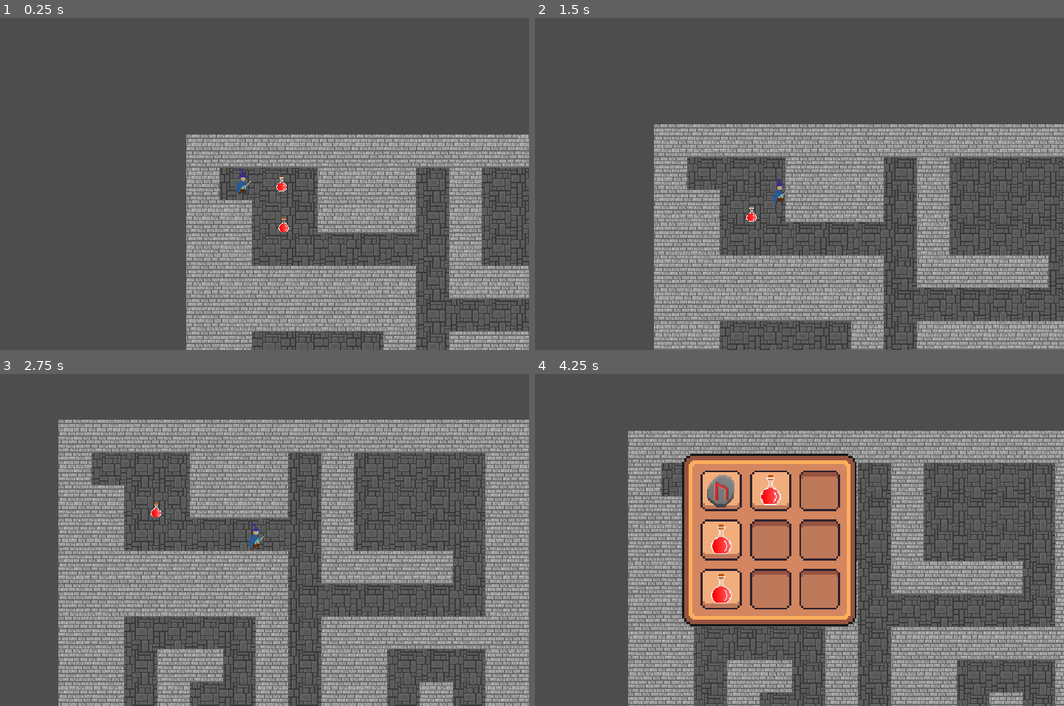
Above: before the commit, frames 1-4 (two rows, left to right).
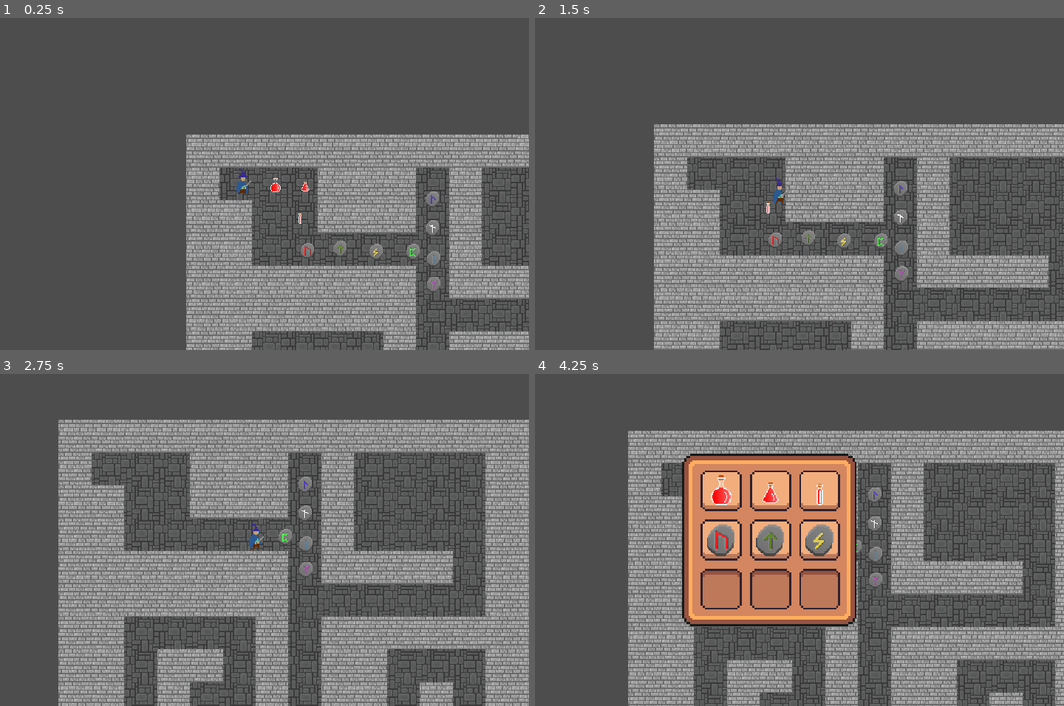
Above: after the commit, the same moments.

Repository: JCudak/ConquerDarkness
Game: Godot game, scene res://assets/scenes/main.tscn
Two runs of this game, one before a commit and one after it. Both use one fixed random seed, a clock stepped at 60 frames per second and the inputs below.
Inputs:
- Up to frame 1 (0.25 s): no input
- Up to frame 2 (1.5 s): tap Enter at 0.5 s; hold Right (right) 0.53-1.28 s; hold Down (down) from 1.28 s (still down)
- Up to frame 3 (2.75 s): release Down (down) at 2.03 s; hold Right (right) from 2.03 s (still down)
- Up to frame 4 (4.25 s): release Right (right) at 2.78 s; hold Up (up) 2.78-3.53 s; hold Left (left) from 3.53 s (still down); tap I (toggle_inventory) at 4.15 s

The runs differ from the first frame. In frame 1, 0.8% of the frame differs, in the area x 51-84%, y 47-83%; in frame 2, 0.7%; in frame 3, 0.4%; in frame 4, 4.0%, in the area x 31-66%, y 29-70%.

Commit message:
[19] added multiple consumables

Diff:
--- /dev/null
+++ b/assets/resources/inventory/items/potions/life_potion.tres
@@ -0,0 +1,13 @@
+[gd_resource type="Resource" script_class="InventoryItem" load_steps=4 format=3 uid="uid://buqnuf14sh71h"]
+
+[ext_resource type="Script" path="res://scripts/inventory_item.gd" id="1_7d2xm"]
+[ext_resource type="Texture2D" uid="uid://bwthfkr0rs1ia" path="res://assets/sprites/collectables/Potions.png" id="2_gorjv"]
+
+[sub_resource type="AtlasTexture" id="AtlasTexture_nq8n1"]
+atlas = ExtResource("2_gorjv")
+region = Rect2(0, 32, 32, 32)
+
+[resource]
+script = ExtResource("1_7d2xm")
+name = "Life potion"
+texture = SubResource("AtlasTexture_nq8n1")
--- /dev/null
+++ b/assets/resources/inventory/items/potions/small_life_potion.tres
@@ -0,0 +1,13 @@
+[gd_resource type="Resource" script_class="InventoryItem" load_steps=4 format=3 uid="uid://4a80fpilmeit"]
+
+[ext_resource type="Script" path="res://scripts/inventory_item.gd" id="1_jxghr"]
+[ext_resource type="Texture2D" uid="uid://bwthfkr0rs1ia" path="res://assets/sprites/collectables/Potions.png" id="2_4mipc"]
+
+[sub_resource type="AtlasTexture" id="AtlasTexture_nq8n1"]
+atlas = ExtResource("2_4mipc")
+region = Rect2(0, 64, 32, 32)
+
+[resource]
+script = ExtResource("1_jxghr")
+name = "Small life potion"
+texture = SubResource("AtlasTexture_nq8n1")
--- /dev/null
+++ b/assets/resources/inventory/items/runes/algiz_rune.tres
@@ -0,0 +1,13 @@
+[gd_resource type="Resource" script_class="InventoryItem" load_steps=4 format=3 uid="uid://b6vjcumce4c4w"]
+
+[ext_resource type="Script" path="res://scripts/inventory_item.gd" id="1_mhsi6"]
+[ext_resource type="Texture2D" uid="uid://ek78fy4u0pe7" path="res://assets/sprites/collectables/Runes.png" id="2_3tyre"]
+
+[sub_resource type="AtlasTexture" id="AtlasTexture_fb8da"]
+atlas = ExtResource("2_3tyre")
+region = Rect2(96, 0, 32, 32)
+
+[resource]
+script = ExtResource("1_mhsi6")
+name = "Algiz rune"
+texture = SubResource("AtlasTexture_fb8da")
--- /dev/null
+++ b/assets/resources/inventory/items/runes/isa_rune.tres
@@ -0,0 +1,13 @@
+[gd_resource type="Resource" script_class="InventoryItem" load_steps=4 format=3 uid="uid://glpb78n2116e"]
+
+[ext_resource type="Script" path="res://scripts/inventory_item.gd" id="1_8yu56"]
+[ext_resource type="Texture2D" uid="uid://ek78fy4u0pe7" path="res://assets/sprites/collectables/Runes.png" id="2_2ekta"]
+
+[sub_resource type="AtlasTexture" id="AtlasTexture_arhf5"]
+atlas = ExtResource("2_2ekta")
+region = Rect2(32, 0, 32, 32)
+
+[resource]
+script = ExtResource("1_8yu56")
+name = "Isa rune"
+texture = SubResource("AtlasTexture_arhf5")
--- /dev/null
+++ b/assets/resources/inventory/items/runes/laguz_rune.tres
@@ -0,0 +1,13 @@
+[gd_resource type="Resource" script_class="InventoryItem" load_steps=4 format=3 uid="uid://bwtqel8k3l351"]
+
+[ext_resource type="Script" path="res://scripts/inventory_item.gd" id="1_cs4jn"]
+[ext_resource type="Texture2D" uid="uid://ek78fy4u0pe7" path="res://assets/sprites/collectables/Runes.png" id="2_i5hui"]
+
+[sub_resource type="AtlasTexture" id="AtlasTexture_arhf5"]
+atlas = ExtResource("2_i5hui")
+region = Rect2(64, 0, 32, 32)
+
+[resource]
+script = ExtResource("1_cs4jn")
+name = "Laguz rune"
+texture = SubResource("AtlasTexture_arhf5")
--- /dev/null
+++ b/assets/resources/inventory/items/runes/nauthiz_rune.tres
@@ -0,0 +1,13 @@
+[gd_resource type="Resource" script_class="InventoryItem" load_steps=4 format=3 uid="uid://cx3a1bhpcwena"]
+
+[ext_resource type="Script" path="res://scripts/inventory_item.gd" id="1_0f1ud"]
+[ext_resource type="Texture2D" uid="uid://ek78fy4u0pe7" path="res://assets/sprites/collectables/Runes.png" id="2_kugf0"]
+
+[sub_resource type="AtlasTexture" id="AtlasTexture_arhf5"]
+atlas = ExtResource("2_kugf0")
+region = Rect2(192, 0, 32, 32)
+
+[resource]
+script = ExtResource("1_0f1ud")
+name = "Nauthiz rune"
+texture = SubResource("AtlasTexture_arhf5")
--- /dev/null
+++ b/assets/resources/inventory/items/runes/rerth_rune.tres
@@ -0,0 +1,13 @@
+[gd_resource type="Resource" script_class="InventoryItem" load_steps=4 format=3 uid="uid://b6urlxmlxy05h"]
+
+[ext_resource type="Script" path="res://scripts/inventory_item.gd" id="1_dke3x"]
+[ext_resource type="Texture2D" uid="uid://ek78fy4u0pe7" path="res://assets/sprites/collectables/Runes.png" id="2_utrrt"]
+
+[sub_resource type="AtlasTexture" id="AtlasTexture_arhf5"]
+atlas = ExtResource("2_utrrt")
+region = Rect2(224, 0, 32, 32)
+
+[resource]
+script = ExtResource("1_dke3x")
+name = "Rerth rune"
+texture = SubResource("AtlasTexture_arhf5")
--- /dev/null
+++ b/assets/resources/inventory/items/runes/sowelu_rune.tres
@@ -0,0 +1,13 @@
+[gd_resource type="Resource" script_class="InventoryItem" load_steps=4 format=3 uid="uid://di4wb20wtii6h"]
+
+[ext_resource type="Script" path="res://scripts/inventory_item.gd" id="1_irxs8"]
+[ext_resource type="Texture2D" uid="uid://ek78fy4u0pe7" path="res://assets/sprites/collectables/Runes.png" id="2_oxov6"]
+
+[sub_resource type="AtlasTexture" id="AtlasTexture_arhf5"]
+atlas = ExtResource("2_oxov6")
+region = Rect2(128, 0, 32, 32)
+
+[resource]
+script = ExtResource("1_irxs8")
+name = "Sowelu rune"
+texture = SubResource("AtlasTexture_arhf5")
--- /dev/null
+++ b/assets/resources/inventory/items/runes/teiwaz_rune.tres
@@ -0,0 +1,13 @@
+[gd_resource type="Resource" script_class="InventoryItem" load_steps=4 format=3 uid="uid://demd8xswv3tm2"]
+
+[ext_resource type="Script" path="res://scripts/inventory_item.gd" id="1_uxyug"]
+[ext_resource type="Texture2D" uid="uid://ek78fy4u0pe7" path="res://assets/sprites/collectables/Runes.png" id="2_mo80d"]
+
+[sub_resource type="AtlasTexture" id="AtlasTexture_arhf5"]
+atlas = ExtResource("2_mo80d")
+region = Rect2(160, 0, 32, 32)
+
+[resource]
+script = ExtResource("1_uxyug")
+name = "Teiwaz rune"
+texture = SubResource("AtlasTexture_arhf5")
--- a/assets/resources/inventory/player_inventory.tres
+++ b/assets/resources/inventory/player_inventory.tres
@@ -1,9 +1,7 @@
-[gd_resource type="Resource" script_class="Inventory" load_steps=4 format=3 uid="uid://7n1dyepu35xa"]
+[gd_resource type="Resource" script_class="Inventory" load_steps=2 format=3 uid="uid://7n1dyepu35xa"]
 
 [ext_resource type="Script" path="res://scripts/inventory.gd" id="1_f323t"]
-[ext_resource type="Resource" uid="uid://bf1iok0xd4igr" path="res://assets/resources/inventory/items/urus_rune.tres" id="1_fgusc"]
-[ext_resource type="Resource" uid="uid://dexayakjrhrnv" path="res://assets/resources/inventory/items/big_life_potion.tres" id="2_x26jc"]
 
 [resource]
 script = ExtResource("1_f323t")
-items = Array[Resource("res://scripts/inventory_item.gd")]([ExtResource("1_fgusc"), null, null, ExtResource("2_x26jc"), null, null, ExtResource("2_x26jc"), null, null])
+items = Array[Resource("res://scripts/inventory_item.gd")]([null, null, null, null, null, null, null, null, null])
--- a/assets/scenes/collectables/big_life_potion.tscn
+++ b/assets/scenes/collectables/potions/big_life_potion.tscn
@@ -1,19 +1,19 @@
 [gd_scene load_steps=6 format=3 uid="uid://bydwo0b04c2tx"]
 
-[ext_resource type="Script" path="res://scripts/collectable.gd" id="1_bcpeh"]
-[ext_resource type="Texture2D" uid="uid://bwthfkr0rs1ia" path="res://assets/sprites/collectables/Potions.png" id="1_inpqc"]
-[ext_resource type="Resource" uid="uid://dexayakjrhrnv" path="res://assets/resources/inventory/items/big_life_potion.tres" id="2_pjjek"]
+[ext_resource type="Script" path="res://scripts/collectable.gd" id="1_4hffv"]
+[ext_resource type="Resource" uid="uid://dexayakjrhrnv" path="res://assets/resources/inventory/items/potions/big_life_potion.tres" id="2_7hbfi"]
+[ext_resource type="Texture2D" uid="uid://bwthfkr0rs1ia" path="res://assets/sprites/collectables/Potions.png" id="3_ups5k"]
 
 [sub_resource type="AtlasTexture" id="AtlasTexture_hwxib"]
-atlas = ExtResource("1_inpqc")
+atlas = ExtResource("3_ups5k")
 region = Rect2(0, 0, 32, 32)
 
 [sub_resource type="CapsuleShape2D" id="CapsuleShape2D_1yyoh"]
 
 [node name="BigLifePotion" type="Area2D"]
 scale = Vector2(0.5, 0.5)
-script = ExtResource("1_bcpeh")
-itemResource = ExtResource("2_pjjek")
+script = ExtResource("1_4hffv")
+itemResource = ExtResource("2_7hbfi")
 
 [node name="Sprite2D" type="Sprite2D" parent="."]
 texture_filter = 1
--- /dev/null
+++ b/assets/scenes/collectables/potions/life_potion.tscn
@@ -0,0 +1,25 @@
+[gd_scene load_steps=6 format=3 uid="uid://dvlk0r4g8q0vt"]
+
+[ext_resource type="Script" path="res://scripts/collectable.gd" id="1_vun0x"]
+[ext_resource type="Resource" uid="uid://buqnuf14sh71h" path="res://assets/resources/inventory/items/potions/life_potion.tres" id="2_mjvkv"]
+[ext_resource type="Texture2D" uid="uid://bwthfkr0rs1ia" path="res://assets/sprites/collectables/Potions.png" id="3_mnopa"]
+
+[sub_resource type="AtlasTexture" id="AtlasTexture_hwxib"]
+atlas = ExtResource("3_mnopa")
+region = Rect2(0, 32, 32, 32)
+
+[sub_resource type="CapsuleShape2D" id="CapsuleShape2D_1yyoh"]
+
+[node name="LifePotion" type="Area2D"]
+scale = Vector2(0.5, 0.5)
+script = ExtResource("1_vun0x")
+itemResource = ExtResource("2_mjvkv")
+
+[node name="Sprite2D" type="Sprite2D" parent="."]
+texture_filter = 1
+texture = SubResource("AtlasTexture_hwxib")
+
+[node name="CollisionShape2D" type="CollisionShape2D" parent="."]
+shape = SubResource("CapsuleShape2D_1yyoh")
+
+[connection signal="body_entered" from="." to="." method="_on_body_entered"]
--- /dev/null
+++ b/assets/scenes/collectables/potions/small_life_potion.tscn
@@ -0,0 +1,25 @@
+[gd_scene load_steps=6 format=3 uid="uid://c8usqkevbdwpn"]
+
+[ext_resource type="Script" path="res://scripts/collectable.gd" id="1_jtnk5"]
+[ext_resource type="Resource" uid="uid://4a80fpilmeit" path="res://assets/resources/inventory/items/potions/small_life_potion.tres" id="2_tt6m5"]
+[ext_resource type="Texture2D" uid="uid://bwthfkr0rs1ia" path="res://assets/sprites/collectables/Potions.png" id="3_ak7pc"]
+
+[sub_resource type="AtlasTexture" id="AtlasTexture_hwxib"]
+atlas = ExtResource("3_ak7pc")
+region = Rect2(0, 64, 32, 32)
+
+[sub_resource type="CapsuleShape2D" id="CapsuleShape2D_1yyoh"]
+
+[node name="SmallLifePotion" type="Area2D"]
+scale = Vector2(0.5, 0.5)
+script = ExtResource("1_jtnk5")
+itemResource = ExtResource("2_tt6m5")
+
+[node name="Sprite2D" type="Sprite2D" parent="."]
+texture_filter = 1
+texture = SubResource("AtlasTexture_hwxib")
+
+[node name="CollisionShape2D" type="CollisionShape2D" parent="."]
+shape = SubResource("CapsuleShape2D_1yyoh")
+
+[connection signal="body_entered" from="." to="." method="_on_body_entered"]
--- /dev/null
+++ b/assets/scenes/collectables/runes/algiz_rune.tscn
@@ -0,0 +1,25 @@
+[gd_scene load_steps=6 format=3 uid="uid://bbjqq6v761tyt"]
+
+[ext_resource type="Script" path="res://scripts/collectable.gd" id="1_rr1ka"]
+[ext_resource type="Resource" uid="uid://b6vjcumce4c4w" path="res://assets/resources/inventory/items/runes/algiz_rune.tres" id="2_pnpib"]
+[ext_resource type="Texture2D" uid="uid://ek78fy4u0pe7" path="res://assets/sprites/collectables/Runes.png" id="3_y3mr2"]
+
+[sub_resource type="AtlasTexture" id="AtlasTexture_oqkwi"]
+atlas = ExtResource("3_y3mr2")
+region = Rect2(96, 0, 32, 32)
+
+[sub_resource type="CapsuleShape2D" id="CapsuleShape2D_1yyoh"]
+
+[node name="AlgizRune" type="Area2D"]
+scale = Vector2(0.5, 0.5)
+script = ExtResource("1_rr1ka")
+itemResource = ExtResource("2_pnpib")
+
+[node name="Sprite2D" type="Sprite2D" parent="."]
+texture_filter = 1
+texture = SubResource("AtlasTexture_oqkwi")
+
+[node name="CollisionShape2D" type="CollisionShape2D" parent="."]
+shape = SubResource("CapsuleShape2D_1yyoh")
+
+[connection signal="body_entered" from="." to="." method="_on_body_entered"]
--- /dev/null
+++ b/assets/scenes/collectables/runes/isa_rune.tscn
@@ -0,0 +1,25 @@
+[gd_scene load_steps=6 format=3 uid="uid://0e85i1bpk05h"]
+
+[ext_resource type="Script" path="res://scripts/collectable.gd" id="1_rkf0v"]
+[ext_resource type="Resource" uid="uid://glpb78n2116e" path="res://assets/resources/inventory/items/runes/isa_rune.tres" id="2_s3a3n"]
+[ext_resource type="Texture2D" uid="uid://ek78fy4u0pe7" path="res://assets/sprites/collectables/Runes.png" id="3_qldd4"]
+
+[sub_resource type="AtlasTexture" id="AtlasTexture_oqkwi"]
+atlas = ExtResource("3_qldd4")
+region = Rect2(32, 0, 32, 32)
+
+[sub_resource type="CapsuleShape2D" id="CapsuleShape2D_1yyoh"]
+
+[node name="IsaRune" type="Area2D"]
+scale = Vector2(0.5, 0.5)
+script = ExtResource("1_rkf0v")
+itemResource = ExtResource("2_s3a3n")
+
+[node name="Sprite2D" type="Sprite2D" parent="."]
+texture_filter = 1
+texture = SubResource("AtlasTexture_oqkwi")
+
+[node name="CollisionShape2D" type="CollisionShape2D" parent="."]
+shape = SubResource("CapsuleShape2D_1yyoh")
+
+[connection signal="body_entered" from="." to="." method="_on_body_entered"]
--- /dev/null
+++ b/assets/scenes/collectables/runes/laguz_rune.tscn
@@ -0,0 +1,25 @@
+[gd_scene load_steps=6 format=3 uid="uid://dj8rerrrqulah"]
+
+[ext_resource type="Script" path="res://scripts/collectable.gd" id="1_3wqsi"]
+[ext_resource type="Resource" uid="uid://bwtqel8k3l351" path="res://assets/resources/inventory/items/runes/laguz_rune.tres" id="2_4gg05"]
+[ext_resource type="Texture2D" uid="uid://ek78fy4u0pe7" path="res://assets/sprites/collectables/Runes.png" id="3_62x5p"]
+
+[sub_resource type="AtlasTexture" id="AtlasTexture_oqkwi"]
+atlas = ExtResource("3_62x5p")
+region = Rect2(64, 0, 32, 32)
+
+[sub_resource type="CapsuleShape2D" id="CapsuleShape2D_1yyoh"]
+
+[node name="LaguzRune" type="Area2D"]
+scale = Vector2(0.5, 0.5)
+script = ExtResource("1_3wqsi")
+itemResource = ExtResource("2_4gg05")
+
+[node name="Sprite2D" type="Sprite2D" parent="."]
+texture_filter = 1
+texture = SubResource("AtlasTexture_oqkwi")
+
+[node name="CollisionShape2D" type="CollisionShape2D" parent="."]
+shape = SubResource("CapsuleShape2D_1yyoh")
+
+[connection signal="body_entered" from="." to="." method="_on_body_entered"]
--- /dev/null
+++ b/assets/scenes/collectables/runes/nauthiz_rune.tscn
@@ -0,0 +1,25 @@
+[gd_scene load_steps=6 format=3 uid="uid://162e8ll4xk2b"]
+
+[ext_resource type="Script" path="res://scripts/collectable.gd" id="1_w8m7g"]
+[ext_resource type="Resource" uid="uid://cx3a1bhpcwena" path="res://assets/resources/inventory/items/runes/nauthiz_rune.tres" id="2_oof0g"]
+[ext_resource type="Texture2D" uid="uid://ek78fy4u0pe7" path="res://assets/sprites/collectables/Runes.png" id="3_qw5pu"]
+
+[sub_resource type="AtlasTexture" id="AtlasTexture_oqkwi"]
+atlas = ExtResource("3_qw5pu")
+region = Rect2(192, 0, 32, 32)
+
+[sub_resource type="CapsuleShape2D" id="CapsuleShape2D_1yyoh"]
+
+[node name="NauthizRune" type="Area2D"]
+scale = Vector2(0.5, 0.5)
+script = ExtResource("1_w8m7g")
+itemResource = ExtResource("2_oof0g")
+
+[node name="Sprite2D" type="Sprite2D" parent="."]
+texture_filter = 1
+texture = SubResource("AtlasTexture_oqkwi")
+
+[node name="CollisionShape2D" type="CollisionShape2D" parent="."]
+shape = SubResource("CapsuleShape2D_1yyoh")
+
+[connection signal="body_entered" from="." to="." method="_on_body_entered"]
--- /dev/null
+++ b/assets/scenes/collectables/runes/rerth_rune.tscn
@@ -0,0 +1,25 @@
+[gd_scene load_steps=6 format=3 uid="uid://diqn4njc8xjdx"]
+
+[ext_resource type="Script" path="res://scripts/collectable.gd" id="1_4qkky"]
+[ext_resource type="Resource" uid="uid://b6urlxmlxy05h" path="res://assets/resources/inventory/items/runes/rerth_rune.tres" id="2_h7h4u"]
+[ext_resource type="Texture2D" uid="uid://ek78fy4u0pe7" path="res://assets/sprites/collectables/Runes.png" id="3_apj0d"]
+
+[sub_resource type="AtlasTexture" id="AtlasTexture_oqkwi"]
+atlas = ExtResource("3_apj0d")
+region = Rect2(224, 0, 32, 32)
+
+[sub_resource type="CapsuleShape2D" id="CapsuleShape2D_1yyoh"]
+
+[node name="RerthRune" type="Area2D"]
+scale = Vector2(0.5, 0.5)
+script = ExtResource("1_4qkky")
+itemResource = ExtResource("2_h7h4u")
+
+[node name="Sprite2D" type="Sprite2D" parent="."]
+texture_filter = 1
+texture = SubResource("AtlasTexture_oqkwi")
+
+[node name="CollisionShape2D" type="CollisionShape2D" parent="."]
+shape = SubResource("CapsuleShape2D_1yyoh")
+
+[connection signal="body_entered" from="." to="." method="_on_body_entered"]
--- /dev/null
+++ b/assets/scenes/collectables/runes/sowelu_rune.tscn
@@ -0,0 +1,25 @@
+[gd_scene load_steps=6 format=3 uid="uid://b61s65i4hmpw3"]
+
+[ext_resource type="Script" path="res://scripts/collectable.gd" id="1_m0gpd"]
+[ext_resource type="Resource" uid="uid://di4wb20wtii6h" path="res://assets/resources/inventory/items/runes/sowelu_rune.tres" id="2_0suc6"]
+[ext_resource type="Texture2D" uid="uid://ek78fy4u0pe7" path="res://assets/sprites/collectables/Runes.png" id="3_bt6dr"]
+
+[sub_resource type="AtlasTexture" id="AtlasTexture_oqkwi"]
+atlas = ExtResource("3_bt6dr")
+region = Rect2(128, 0, 32, 32)
+
+[sub_resource type="CapsuleShape2D" id="CapsuleShape2D_1yyoh"]
+
+[node name="SoweluRune" type="Area2D"]
+scale = Vector2(0.5, 0.5)
+script = ExtResource("1_m0gpd")
+itemResource = ExtResource("2_0suc6")
+
+[node name="Sprite2D" type="Sprite2D" parent="."]
+texture_filter = 1
+texture = SubResource("AtlasTexture_oqkwi")
+
+[node name="CollisionShape2D" type="CollisionShape2D" parent="."]
+shape = SubResource("CapsuleShape2D_1yyoh")
+
+[connection signal="body_entered" from="." to="." method="_on_body_entered"]
--- /dev/null
+++ b/assets/scenes/collectables/runes/teiwaz_rune.tscn
@@ -0,0 +1,25 @@
+[gd_scene load_steps=6 format=3 uid="uid://q1siel8qxfll"]
+
+[ext_resource type="Script" path="res://scripts/collectable.gd" id="1_7dvqo"]
+[ext_resource type="Resource" uid="uid://demd8xswv3tm2" path="res://assets/resources/inventory/items/runes/teiwaz_rune.tres" id="2_kwrei"]
+[ext_resource type="Texture2D" uid="uid://ek78fy4u0pe7" path="res://assets/sprites/collectables/Runes.png" id="3_sgt3g"]
+
+[sub_resource type="AtlasTexture" id="AtlasTexture_oqkwi"]
+atlas = ExtResource("3_sgt3g")
+region = Rect2(160, 0, 32, 32)
+
+[sub_resource type="CapsuleShape2D" id="CapsuleShape2D_1yyoh"]
+
+[node name="TeiwazRune" type="Area2D"]
+scale = Vector2(0.5, 0.5)
+script = ExtResource("1_7dvqo")
+itemResource = ExtResource("2_kwrei")
+
+[node name="Sprite2D" type="Sprite2D" parent="."]
+texture_filter = 1
+texture = SubResource("AtlasTexture_oqkwi")
+
+[node name="CollisionShape2D" type="CollisionShape2D" parent="."]
+shape = SubResource("CapsuleShape2D_1yyoh")
+
+[connection signal="body_entered" from="." to="." method="_on_body_entered"]
--- /dev/null
+++ b/assets/scenes/collectables/runes/urus_rune.tscn
@@ -0,0 +1,25 @@
+[gd_scene load_steps=6 format=3 uid="uid://bi8jn22ybpdk6"]
+
+[ext_resource type="Script" path="res://scripts/collectable.gd" id="1_w46gb"]
+[ext_resource type="Resource" uid="uid://bf1iok0xd4igr" path="res://assets/resources/inventory/items/runes/urus_rune.tres" id="2_7j20k"]
+[ext_resource type="Texture2D" uid="uid://ek78fy4u0pe7" path="res://assets/sprites/collectables/Runes.png" id="3_4ybei"]
+
+[sub_resource type="AtlasTexture" id="AtlasTexture_oqkwi"]
+atlas = ExtResource("3_4ybei")
+region = Rect2(0, 0, 32, 32)
+
+[sub_resource type="CapsuleShape2D" id="CapsuleShape2D_1yyoh"]
+
+[node name="UrusRune" type="Area2D"]
+scale = Vector2(0.5, 0.5)
+script = ExtResource("1_w46gb")
+itemResource = ExtResource("2_7j20k")
+
+[node name="Sprite2D" type="Sprite2D" parent="."]
+texture_filter = 1
+texture = SubResource("AtlasTexture_oqkwi")
+
+[node name="CollisionShape2D" type="CollisionShape2D" parent="."]
+shape = SubResource("CapsuleShape2D_1yyoh")
+
+[connection signal="body_entered" from="." to="." method="_on_body_entered"]
--- a/assets/scenes/main.tscn
+++ b/assets/scenes/main.tscn
@@ -1,11 +1,21 @@
-[gd_scene load_steps=7 format=3 uid="uid://c3j5g5nb4t434"]
+[gd_scene load_steps=17 format=3 uid="uid://c3j5g5nb4t434"]
 
 [ext_resource type="PackedScene" uid="uid://cudhf3metsc00" path="res://assets/scenes/terrain_blocks/1-entry-block.tscn" id="1_0ixr5"]
 [ext_resource type="Script" path="res://scripts/world.gd" id="1_jga0u"]
 [ext_resource type="PackedScene" uid="uid://chkbbejdqfu" path="res://assets/scenes/player/player.tscn" id="2_jjyrf"]
-[ext_resource type="PackedScene" uid="uid://bydwo0b04c2tx" path="res://assets/scenes/collectables/big_life_potion.tscn" id="3_t80a5"]
+[ext_resource type="PackedScene" uid="uid://bydwo0b04c2tx" path="res://assets/scenes/collectables/potions/big_life_potion.tscn" id="3_t80a5"]
 [ext_resource type="Script" path="res://scripts/canvas_layer.gd" id="4_uxsoa"]
 [ext_resource type="PackedScene" uid="uid://cnnpba7fwvyjg" path="res://assets/scenes/inventory_gui.tscn" id="6_ldoug"]
+[ext_resource type="PackedScene" uid="uid://bi8jn22ybpdk6" path="res://assets/scenes/collectables/runes/urus_rune.tscn" id="7_dfics"]
+[ext_resource type="PackedScene" uid="uid://q1siel8qxfll" path="res://assets/scenes/collectables/runes/teiwaz_rune.tscn" id="8_rmnxx"]
+[ext_resource type="PackedScene" uid="uid://b61s65i4hmpw3" path="res://assets/scenes/collectables/runes/sowelu_rune.tscn" id="9_p2xe5"]
+[ext_resource type="PackedScene" uid="uid://diqn4njc8xjdx" path="res://assets/scenes/collectables/runes/rerth_rune.tscn" id="10_ad7qj"]
+[ext_resource type="PackedScene" uid="uid://162e8ll4xk2b" path="res://assets/scenes/collectables/runes/nauthiz_rune.tscn" id="11_2jtm2"]
+[ext_resource type="PackedScene" uid="uid://dj8rerrrqulah" path="res://assets/scenes/collectables/runes/laguz_rune.tscn" id="12_24c21"]
+[ext_resource type="PackedScene" uid="uid://0e85i1bpk05h" path="res://assets/scenes/collectables/runes/isa_rune.tscn" id="13_o63l3"]
+[ext_resource type="PackedScene" uid="uid://bbjqq6v761tyt" path="res://assets/scenes/collectables/runes/algiz_rune.tscn" id="14_vn2jk"]
+[ext_resource type="PackedScene" uid="uid://dvlk0r4g8q0vt" path="res://assets/scenes/collectables/potions/life_potion.tscn" id="15_jc17h"]
+[ext_resource type="PackedScene" uid="uid://c8usqkevbdwpn" path="res://assets/scenes/collectables/potions/small_life_potion.tscn" id="16_pekeg"]
 
 [node name="World" type="Node2D"]
 script = ExtResource("1_jga0u")
@@ -14,6 +24,7 @@
 position = Vector2(-1, 0)
 
 [node name="Player" parent="." instance=ExtResource("2_jjyrf")]
+z_index = 100
 
 [node name="Camera2D" type="Camera2D" parent="Player"]
 position = Vector2(-10, 4.44443)
@@ -27,8 +38,37 @@
 
 [node name="InventoryGUI" parent="CanvasLayer" instance=ExtResource("6_ldoug")]
 
-[node name="BigLifePotion" parent="." instance=ExtResource("3_t80a5")]
-position = Vector2(92, 48)
+[node name="Consumables" type="Node" parent="."]
 
-[node name="BigLifePotion2" parent="." instance=ExtResource("3_t80a5")]
-position = Vector2(94, 88)
+[node name="UrusRune" parent="Consumables" instance=ExtResource("7_dfics")]
+position = Vector2(117, 113)
+
+[node name="TeiwazRune" parent="Consumables" instance=ExtResource("8_rmnxx")]
+position = Vector2(149, 111)
+
+[node name="SoweluRune" parent="Consumables" instance=ExtResource("9_p2xe5")]
+position = Vector2(184, 114)
+
+[node name="RerthRune" parent="Consumables" instance=ExtResource("10_ad7qj")]
+position = Vector2(220, 114)
+
+[node name="NauthizRune" parent="Consumables" instance=ExtResource("11_2jtm2")]
+position = Vector2(239, 91)
+
+[node name="LaguzRune" parent="Consumables" instance=ExtResource("12_24c21")]
+position = Vector2(239, 63)
+
+[node name="IsaRune" parent="Consumables" instance=ExtResource("13_o63l3")]
+position = Vector2(240, 121)
+
+[node name="AlgizRune" parent="Consumables" instance=ExtResource("14_vn2jk")]
+position = Vector2(240, 146)
+
+[node name="BigLifePotion" parent="Consumables" instance=ExtResource("3_t80a5")]
+position = Vector2(86, 49)
+
+[node name="LifePotion" parent="Consumables" instance=ExtResource("15_jc17h")]
+position = Vector2(115, 49)
+
+[node name="SmallLifePotion" parent="Consumables" instance=ExtResource("16_pekeg")]
+position = Vector2(110, 80)
--- a/scripts/collectable.gd
+++ b/scripts/collectable.gd
@@ -4,6 +4,6 @@
 @onready var inventory: Inventory = preload("res://assets/resources/inventory/player_inventory.tres")
 
 func _on_body_entered(body):
-	if(body.name == "Player"):
+	if(body.name == "Player" && inventory.has_space()):
 		inventory.insert(itemResource)
 		queue_free()
--- a/scripts/inventory.gd
+++ b/scripts/inventory.gd
@@ -9,5 +9,11 @@
 	for i in range(items.size()):
 		if!items[i]:
 			items[i] = item
+			updated.emit()
 			break
-	updated.emit()
+
+func has_space():
+	for i in range(items.size()):
+		if!items[i]:
+			return true
+	return false
Renamed: assets/resources/inventory/items/big_life_potion.tres -> assets/resources/inventory/items/potions/big_life_potion.tres
Renamed: assets/resources/inventory/items/urus_rune.tres -> assets/resources/inventory/items/runes/urus_rune.tres
